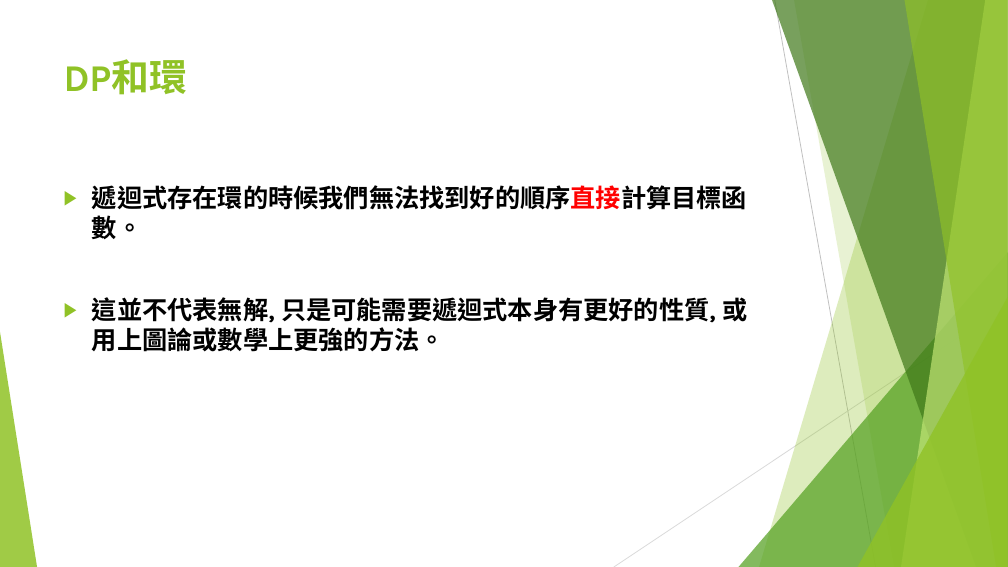
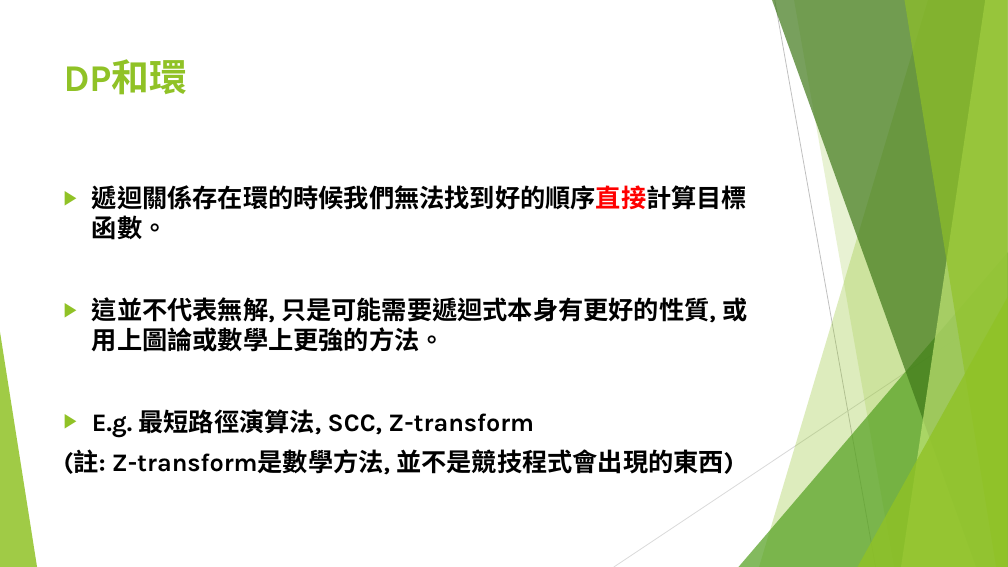
Before and after one commit to S920105123/DP2, a slide deck: slide 33 of presentation/進階動態規劃.pptx (slide 32 before the commit). Drawn at 1008x567 pixels with LibreOffice and Linux fonts; fonts in the diff are those of the drawing. Boxes give left, top, right and bottom in pixels: in the first picture for what was removed or moved away, otherwise in the second. Text is boxed around its words. In the diff, an @@ line names an element or a change of style, - is before the commit and + after.

```diff
--- a/presentation/進階動態規劃.pptx
+++ b/presentation/進階動態規劃.pptx
@@ text at [92, 185, 747, 240]: text changed @@
-▶ 遞迴式存在環的時候我們無法找到好的順序直接計算目標函數。
+▶ 遞迴關係存在環的時候我們無法找到好的順序直接計算目標函數。
@@ text at [64, 409, 734, 475]: paragraphs added @@
+▶ E.g. 最短路徑演算法, SCC, Z-transform
+(註: Z-transform是數學方法, 並不是競技程式會出現的東西)
```
Also in this commit, not shown: 12 other slides changed, 43 slides added.
